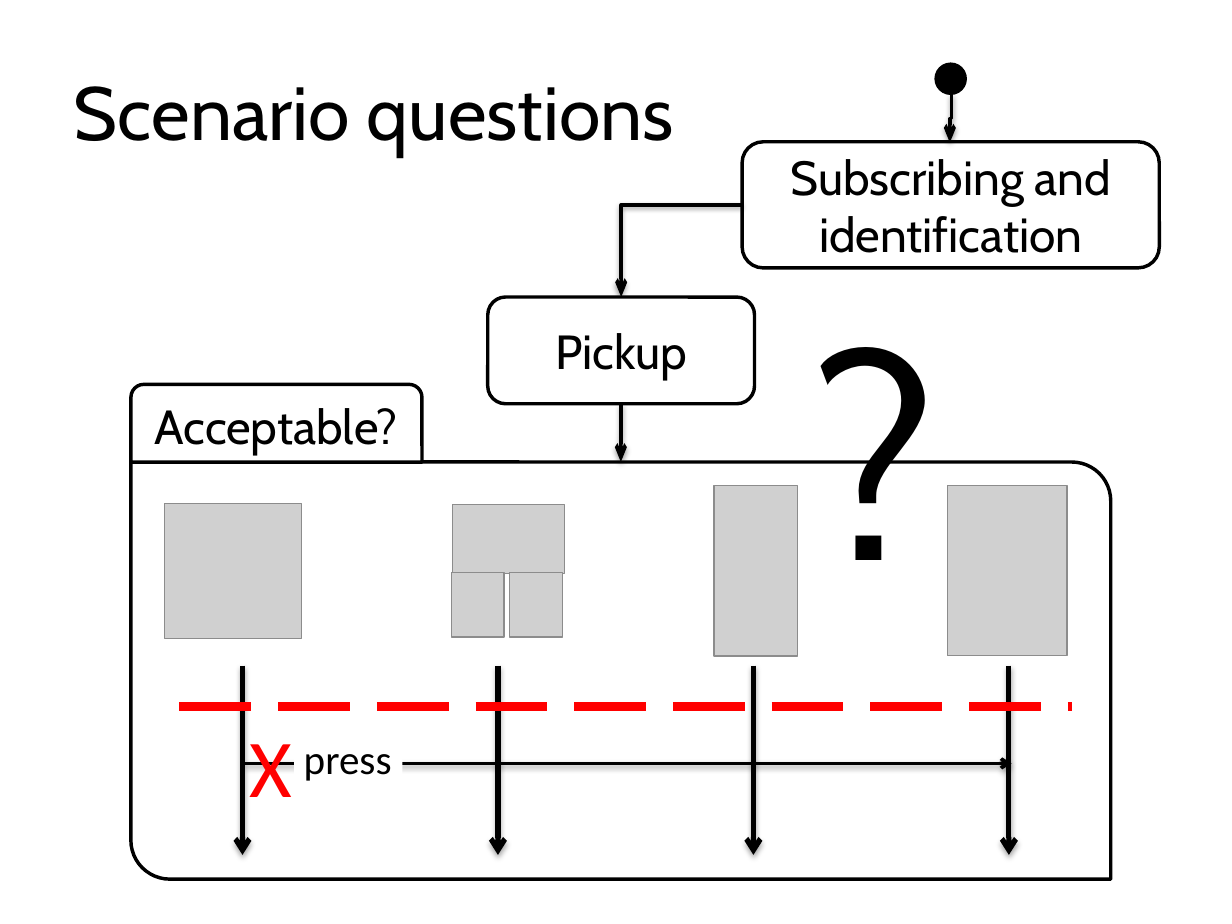
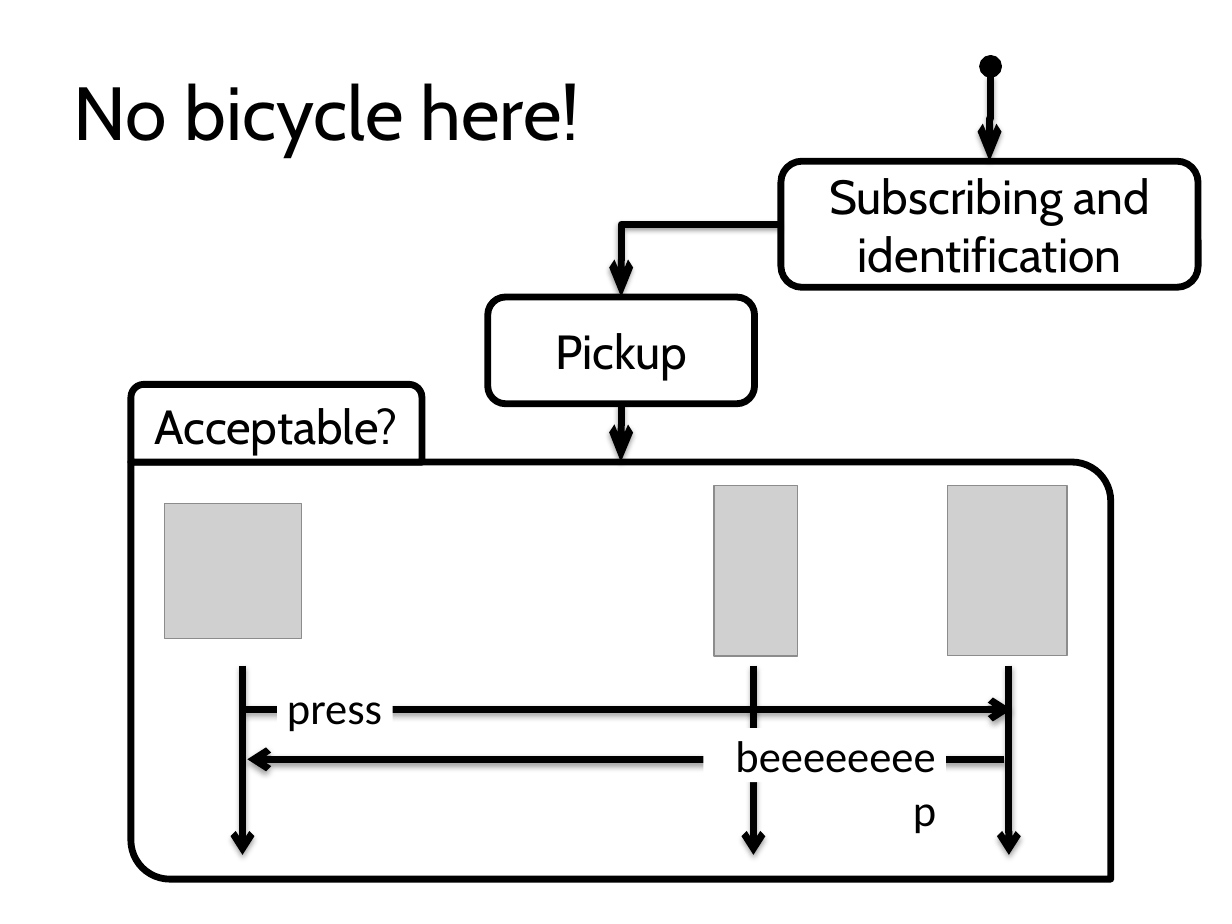
Before and after one commit to blambeau/phd, a slide deck: slide 49 of public-defense/slides.pptx (slide 38 before the commit). Drawn at 1232x924 pixels with LibreOffice and Linux fonts; fonts in the diff are those of the drawing; grey boxes stand for pictures. Boxes give left, top, right and bottom in pixels: in the first picture for what was removed or moved away, otherwise in the second. Text is boxed around its words. In the diff, an @@ line names an element or a change of style, - is before the commit and + after.

Commit message:
Scenario questions revisited

```diff
--- a/public-defense/slides.pptx
+++ b/public-defense/slides.pptx
@@ ellipse resized from (x1=936, y1=64, x2=966, y2=94) to (x1=981, y1=57, x2=1000, y2=76) @@
@@ title at (x1=74, y1=83, x2=580, y2=155): text changed @@
-Scenario questions
+No bicycle here!
@@ elbow arrow moved from (951, 94) - (950, 143) to (991, 76) - (989, 161) @@
@@ elbow arrow (991, 76) - (989, 161): stroke #000000 2 pt to #000000 4 pt @@
@@ rounded rectangle "Subscribing and identification" moved from (x1=742, y1=142, x2=1159, y2=267) to (x1=781, y1=161, x2=1199, y2=287) @@
@@ elbow arrow moved from (742, 205) - (621, 297) to (781, 224) - (621, 297) @@
@@ elbow arrow (781, 224) - (621, 297): stroke #000000 2 pt to #000000 4 pt @@
@@ text removed at (x1=801, y1=270, x2=940, y2=626) @@
-?
@@ elbow arrow (621, 404) - (621, 462): stroke #000000 2 pt to #000000 4 pt @@
@@ outline #000000 2 pt to #000000 4 pt in 4 elements at (x1=131, y1=384, x2=421, y2=462), (x1=488, y1=297, x2=755, y2=404), (x1=781, y1=161, x2=1199, y2=287), (x1=131, y1=462, x2=1110, y2=880) @@
@@ picture removed at (x1=452, y1=505, x2=564, y2=574) @@
@@ picture removed at (x1=451, y1=573, x2=504, y2=637) @@
@@ picture removed at (x1=510, y1=573, x2=563, y2=637) @@
@@ arrow (243, 665) - (243, 855): stroke #000000 3 pt to #000000 4 pt @@
@@ text "press" moved from (x1=304, y1=754, x2=392, y2=781) to (x1=287, y1=702, x2=382, y2=732) @@
@@ text "press" at (x1=287, y1=702, x2=382, y2=732): size 24 to 26 pt @@
@@ arrow removed from (498, 665) to (498, 855) @@
@@ arrow (754, 665) - (754, 855): stroke #000000 3 pt to #000000 4 pt @@
@@ arrow (1009, 665) - (1009, 855): stroke #000000 3 pt to #000000 4 pt @@
@@ arrow moved from (245, 764) - (1011, 764) to (245, 710) - (1011, 710) @@
@@ arrow (245, 710) - (1011, 710): stroke #000000 2 pt to #000000 4 pt @@
@@ text removed at (x1=250, y1=744, x2=293, y2=797) @@
-X
@@ text added at (x1=703, y1=728, x2=946, y2=782), 26 pt, text #000000 @@
+beeeeeeeep
@@ line moved from (180, 707) - (1072, 707) to (1004, 759) - (248, 759) @@
@@ line (1004, 759) - (248, 759): line to arrow; stroke #FF0000 5.25 pt dashed to #000000 4 pt @@
```
Also in this commit, not shown: 39 other slides changed, 15 slides added, 1 slide removed, 3 other files.
